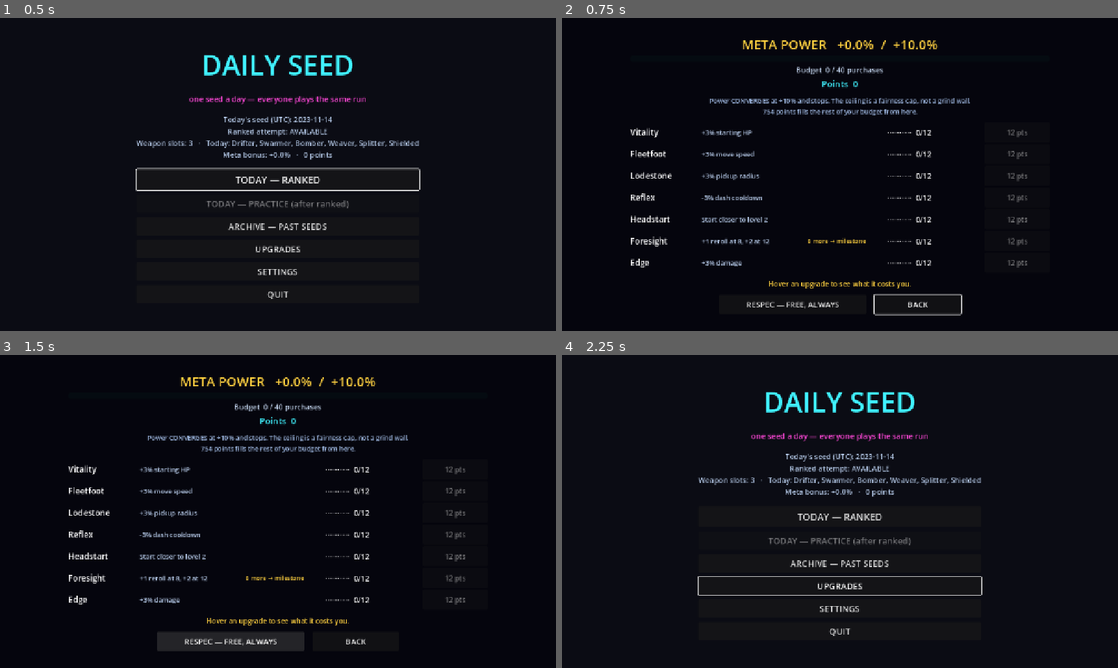
Above: before the commit, frames 1-4 (two rows, left to right).
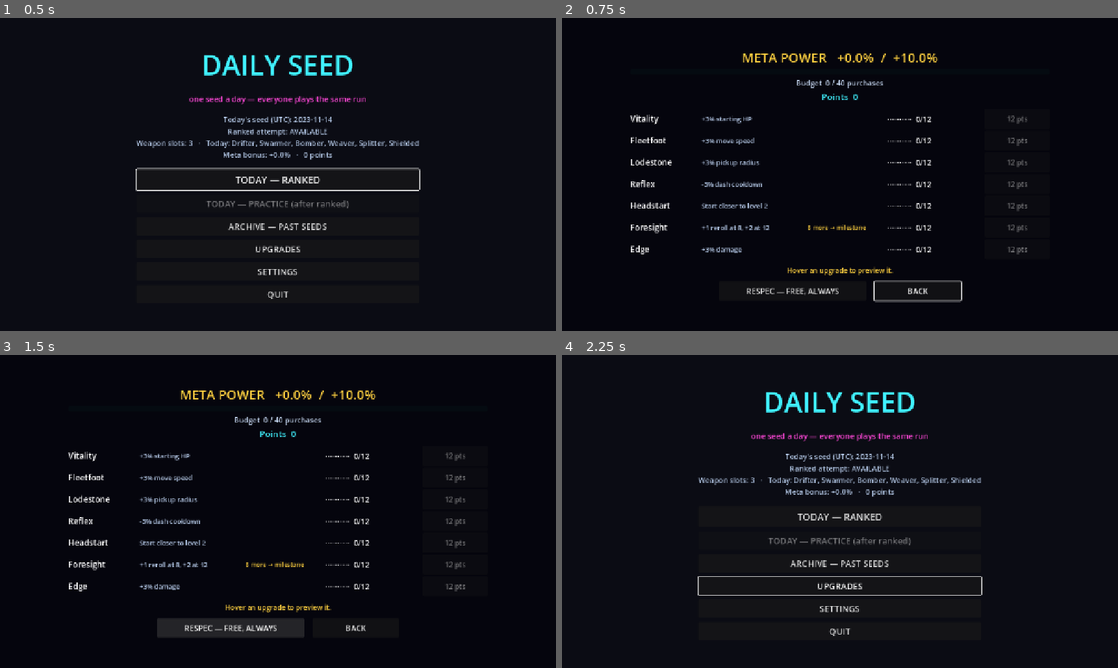
Above: after the commit, the same moments.

Repository: NeekPizza/godot-roguelite
Game: Godot game, scene res://scenes/main_menu.tscn
Two runs of this game, one before a commit and one after it. Both use one fixed random seed, a clock stepped at 60 frames per second and the inputs below.
Inputs:
- Up to frame 1 (0.5 s): no input
- Up to frame 2 (0.75 s): click "UPGRADES" at 0.5 s
- Up to frame 3 (1.5 s): click "RESPEC — FREE, ALWAYS" at 1.25 s
- Up to frame 4 (2.25 s): click "BACK" at 2 s

Frame 1 is identical in both runs. In frame 2, 7.9% of the frame differs, in the area x 12-84%, y 7-96%; in frame 3, 8.9%, in the area x 12-84%, y 7-95%; in frame 4, nothing differs.

Commit message:
8b: cut system-facing copy from the upgrade screen
Removes the convergence/fairness-cap paragraph and the "N pts now, M to
fill the rest" half of the hover projection. Both explained how the
budget works rather than what the player gets; the ceiling and the cost
of concentrating are properties of the system, not decisions the player
makes at this screen.

Projection is now just the resulting total power. points_to_fill_budget()
existed only to feed the two removed strings, so it goes with them.

Co-Authored-By: Claude Opus 4.8 (1M context) <noreply@anthropic.com>

Diff:
--- a/scenes/meta_screen.tscn
+++ b/scenes/meta_screen.tscn
@@ -46,12 +46,6 @@
 horizontal_alignment = 1
 text = "Points"
 
-[node name="Converge" type="Label" parent="Center/Panel"]
-theme_override_colors/font_color = Color(0.62, 0.72, 0.88, 1)
-theme_override_font_sizes/font_size = 15
-horizontal_alignment = 1
-text = "-"
-
 [node name="Rows" type="VBoxContainer" parent="Center/Panel"]
 theme_override_constants/separation = 4
 
--- a/scripts/meta.gd
+++ b/scripts/meta.gd
@@ -107,33 +107,6 @@
 	return effective_bonus(next)
 
 
-## Points needed to fill the remaining budget from here, cheapest-first.
-##
-## This is the real cost of concentrating: the ceiling is on PURCHASES, so
-## stacking one stat never lowers your ceiling — it just makes reaching it take
-## longer. Spread costs ~754 points; sinking 12 into a single stat costs ~923
-## for the same +10%.
-static func points_to_fill_budget(purchases: Dictionary) -> int:
-	var working := purchases.duplicate()
-	var total := 0
-	for i in budget_remaining(working):
-		var cheapest_id := ""
-		var cheapest := -1
-		for stat_id in Balance.META_STATS:
-			var owned := int(working.get(stat_id, 0))
-			if owned >= Balance.META_MAX_BUYS:
-				continue
-			var cost := next_cost(owned)
-			if cheapest < 0 or cost < cheapest:
-				cheapest = cost
-				cheapest_id = stat_id
-		if cheapest_id == "":
-			break
-		working[cheapest_id] = int(working[cheapest_id]) + 1
-		total += cheapest
-	return total
-
-
 ## Next milestone description for a stat, or "" if it has none pending.
 static func next_milestone_text(purchases: Dictionary, stat_id: String) -> String:
 	var entry: Dictionary = Balance.META_STATS[stat_id]
--- a/scripts/meta_screen.gd
+++ b/scripts/meta_screen.gd
@@ -2,16 +2,17 @@
 
 ## The upgrade screen.
 ##
-## Three things it has to communicate, in order of importance:
+## Two things it has to communicate:
 ##
-## 1. **Power converges.** The +10% ceiling is a fairness cap, not a grind wall
-##    — everyone reaches it, and reaching it is the intended end state. A player
-##    who reads it as "content I haven't unlocked yet" will feel behind forever.
-## 2. **What concentrating costs.** The ceiling is on PURCHASES, so stacking one
-##    stat never lowers your ceiling; it costs POINTS, which is time. That has
-##    to be visible before committing, not discovered afterwards.
-## 3. **Respec is free.** If experimenting is safe, a mispriced choice is a
+## 1. **What a purchase actually does.** Hovering or focusing a buy button
+##    projects the resulting total power, so the effect is visible before
+##    committing rather than discovered afterwards.
+## 2. **Respec is free.** If experimenting is safe, a mispriced choice is a
 ##    curiosity rather than a trap.
+##
+## The design deliberately does NOT explain the ceiling, the budget maths, or
+## what concentrating costs in points. Those govern the system; the player just
+## needs to see what they get.
 
 signal closed
 
@@ -21,7 +22,6 @@
 @onready var _power_bar: ProgressBar = $Center/Panel/Header/PowerBar
 @onready var _budget_label: Label = $Center/Panel/Header/Budget
 @onready var _points_label: Label = $Center/Panel/Header/Points
-@onready var _converge_label: Label = $Center/Panel/Converge
 @onready var _rows: VBoxContainer = $Center/Panel/Rows
 @onready var _projection: Label = $Center/Panel/Projection
 @onready var _respec: Button = $Center/Panel/Buttons/Respec
@@ -117,12 +117,6 @@
 	_budget_label.text = "Budget  %d / %d purchases" % [used, budget]
 	_points_label.text = "Points  %d" % MetaStore.points
 
-	if used >= budget:
-		_converge_label.text = "CEILING REACHED — this is the intended end state.\nEveryone converges here; from now on points go to cosmetics."
-	else:
-		_converge_label.text = "Power CONVERGES at +%.0f%% and stops. The ceiling is a fairness cap, not a grind wall.\n%d points fills the rest of your budget from here." % [
-			Balance.META_AGGREGATE_CAP * 100.0, Meta.points_to_fill_budget(purchases)]
-
 	for stat_id in Balance.META_STATS:
 		_refresh_row(stat_id)
 	_clear_projection()
@@ -161,24 +155,12 @@
 		return
 
 	var after := Meta.projected_bonus(MetaStore.purchases, stat_id)
-	var next := MetaStore.purchases.duplicate()
-	next[stat_id] = owned + 1
-	var fill_now := Meta.points_to_fill_budget(MetaStore.purchases)
-	var fill_after := Meta.points_to_fill_budget(next)
-	var spent := Meta.next_cost(owned)
-
-	# The honest framing: concentrating does not lower the ceiling, it makes
-	# reaching it more expensive. Showing both numbers makes that legible.
-	var delta := (spent + fill_after) - fill_now
-	var cost_note := "same total cost" if delta == 0 \
-		else "%d pts %s overall" % [absi(delta), "MORE" if delta > 0 else "less"]
-	_projection.text = "→ %s becomes +%.2f%%   ·   %d pts now, %d to fill the rest — %s" % [
-		str(Balance.META_STATS[stat_id]["name"]), after * 100.0,
-		spent, fill_after, cost_note]
+	_projection.text = "→ %s becomes +%.2f%%" % [
+		str(Balance.META_STATS[stat_id]["name"]), after * 100.0]
 
 
 func _clear_projection() -> void:
-	_projection.text = "Hover an upgrade to see what it costs you."
+	_projection.text = "Hover an upgrade to preview it."
 
 
 func _on_buy(stat_id: String) -> void:
